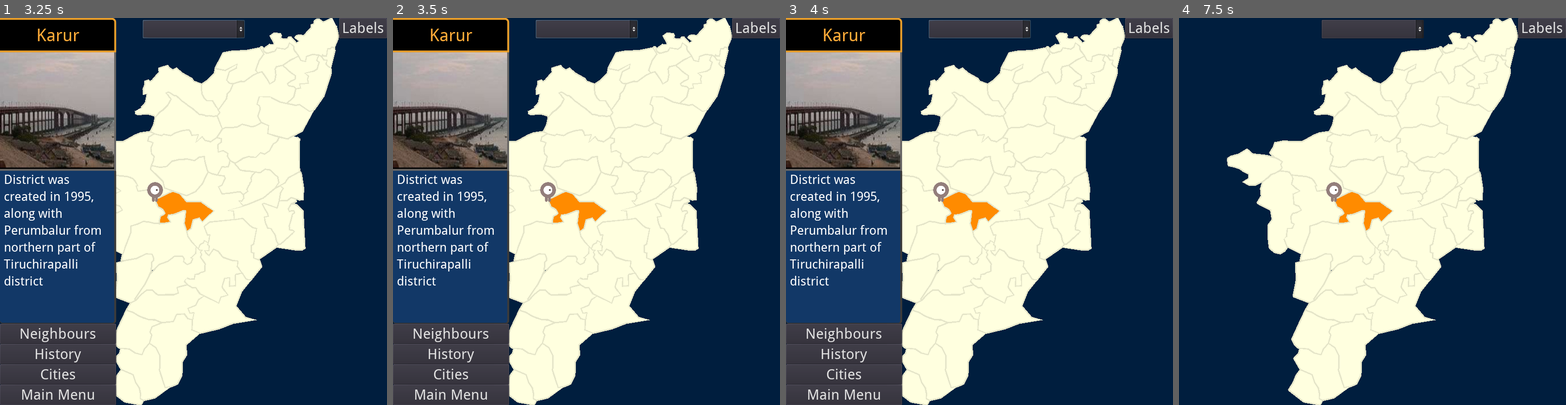
Above: before the commit, frames 1-4 (left to right).
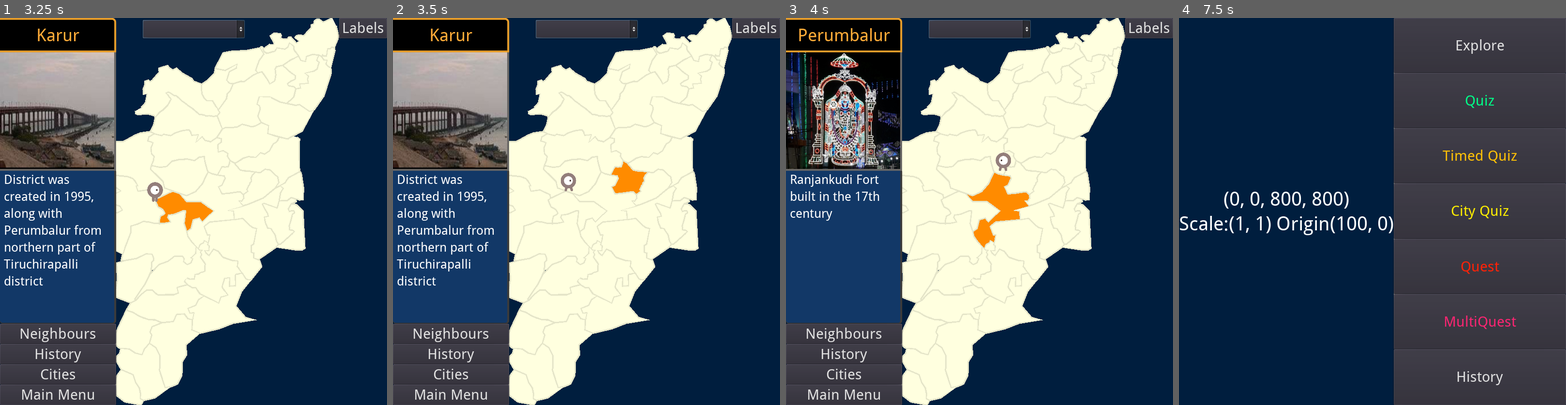
Above: after the commit, the same moments.

Repository: sharun-s/godot-tn
Game: Godot game, scene res://Node2D.tscn
The game is run twice, just before and just after one commit, with the same random seed, the same clock (stepped at 60 frames per second) and the same inputs.
Inputs (mouse positions are in pixels of both pictures, inside the frame that each line leads up to):
- Up to frame 1 (3.25 s): click "Explore" at 0.5 s; click (193, 29) at 1.25 s; click "Labels" at 2 s; tap Enter at 2.75 s; drag from (239, 168) to (154, 188) at 2.77 s
- Up to frame 2 (3.5 s): no input
- Up to frame 3 (4 s): drag from (902, 230) to (1025, 168) at 3.52 s
- Up to frame 4 (7.5 s): click "Neighbours" at 4.25 s; move the mouse to (1411, 126) at 5.02 s; hold Right (ui_right) 5.03-5.75 s; tap Backspace at 5.1 s; click (1237, 354) at 5.75 s, where only the run after the commit has a clickable "History"; click (1237, 374) at 6.5 s, where only the run after the commit has a clickable "Cities"; click (1237, 393) at 7.25 s, where only the run after the commit has a clickable "Main Menu"

Frame 1 is identical in both runs. In frame 2, 1.3% of the frame differs, in the area x 38-66%, y 37-55%; in frame 3, 12%; in frame 4, 66%, in the area x 0-100%, y 0-100%.
Error before the commit: Attempt to call function 'set_meta' in base 'null instance' on a null instance. (res://TN.gd:358)

Commit message:
Moved gopal movement code into Player so support multiplayer move just requires call to goto() for each player

Diff:
--- a/Player.gd
+++ b/Player.gd
@@ -9,11 +9,28 @@
 #var _target = null
 #var acceleration=Vector2.ZERO
 #var steer_force=10.0
+var tw:=Tween.new()
 
 func _ready():
+	add_child(tw)
+	tw.connect("tween_all_completed",self,"destination_reached")
 	screen_size = get_viewport_rect().size
+	set_process(false)
 	set_physics_process(false)
 	show()
+
+func destination_reached():
+	velocity=Vector2(0,0)
+	initiated_by_code=false
+	$CollisionShape2D.disabled=false
+	#set_process(false)
+
+#func fly(flyto, ts, jumpht,e):
+#	#$Gopal.fly(target)
+#	tw.interpolate_property($Gopal, "position:x", $Gopal.position.x, flyto.x, ts, Tween.TRANS_LINEAR)
+#	#tw.interpolate_property($Gopal, "position:y", $Gopal.position.y, flyto.y, ts/2, Tween.TRANS_QUAD, e[0])
+#	tw.interpolate_property($Gopal, "position:y", $Gopal.position.y, jumpht, ts/2, Tween.TRANS_EXPO, e[1])
+#	tw.interpolate_property($Gopal, "position:y", jumpht, flyto.y, ts/2, Tween.TRANS_SINE, e[1], ts/2)
 
 #func fly(target):
 #	_target=target
@@ -38,21 +55,34 @@
 #		set_physics_process(false)
 #		emit_signal('reached')
 
+func goto(pos):
+	initiated_by_code=true
+	$CollisionShape2D.disabled = true
+	set_process(true)
+	var distance=position.distance_to(pos)
+	var direction=position.direction_to(pos)
+	velocity=direction
+	var time=distance/speed
+	tw.interpolate_property(self,"position", position, pos, time)
+	tw.start()
+	var x=yield(tw, 'tween_all_completed')
+
 func _process(delta):
-	if Input.is_action_pressed("ui_right"):
-		velocity.x += 1
-	if Input.is_action_pressed("ui_left"):
-		velocity.x -= 1
-	if Input.is_action_pressed("ui_down"):
-		velocity.y += 1
-	if Input.is_action_pressed("ui_up"):
-		velocity.y -= 1
+#	if Input.is_action_pressed("ui_right"):
+#		velocity.x += 1
+#	if Input.is_action_pressed("ui_left"):
+#		velocity.x -= 1
+#	if Input.is_action_pressed("ui_down"):
+#		velocity.y += 1
+#	if Input.is_action_pressed("ui_up"):
+#		velocity.y -= 1
 
 	if velocity.length() > 0:
 		velocity = velocity.normalized() * speed
 		$AnimatedSprite.play()
 	else:
 		$AnimatedSprite.stop()
+		set_process(false)
 
 	if not initiated_by_code:
 		position += velocity * delta
@@ -77,6 +107,7 @@
 
 func place_at(pos):
 	position = pos
+	#print('noo', position)
 	show()
 	$CollisionShape2D.disabled = false
 
@@ -84,3 +115,29 @@
 	#emit_signal('hit',area.name)
 	#print(area.name+' entered')
 	#pass # Replace with function body.
+
+
+		#distance=$Gopal.position.distance_to(target)
+		#var direction=$Gopal.position.direction_to(target)
+		#$Gopal.velocity=direction
+		#time=distance/$Gopal.speed
+#		if abs(distance) > 250 :
+#			var jumpht
+#			var e
+#			if target.y < $Gopal.position.y: # head down
+#				jumpht=target.y-40
+#				e=[Tween.EASE_IN, Tween.EASE_IN]
+#			else:
+#				jumpht=$Gopal.position.y-20
+#				e=[Tween.EASE_OUT, Tween.EASE_OUT]
+#			fly(target, time, jumpht, e)
+##			print(direction.y,' ', $Gopal.position,' ', gpos,' ', distance)
+##			if direction.y >0:# up
+##				print('down', rad2deg($Gopal.position.angle_to_point(gpos)))
+##				fly(gpos, time, -2*96, [Tween.EASE_IN, Tween.EASE_IN])
+##			else:
+##				print('up', rad2deg($Gopal.position.angle_to_point(gpos)))
+##				fly(gpos, time, -96,[Tween.EASE_IN, Tween.EASE_OUT] )
+#		else:
+		#tw.interpolate_property($Gopal,"position",$Gopal.position,target,time)
+		#tw.start()
--- a/TN.gd
+++ b/TN.gd
@@ -74,12 +74,12 @@
 
 func _ready():
 	init_label_font()
+	add_child(tw)
 	var master_sound = AudioServer.get_bus_index("Master")
 	AudioServer.set_bus_mute(master_sound, true)
 	#shore=ShaderMaterial.new()
 	#shore.shader=load("res://shore1.shader")
 	rng.randomize()
-	add_child(tw)
 	for i in citygrades:
 		$HUD/Top/LabelCities.add_item(i)
 	VisualServer.set_default_clear_color('001f3f')#Color("ff222222"))
@@ -345,7 +345,7 @@
 	if event is InputEventScreenDrag:
 		var dn=$Districts/ClickDetector
 		var o=dn.shape_find_owner(idx)
-		var district = "Districts/"+dn.get_child(o).name
+		var district = dn.get_child(o).name
 		if district in path:
 			pass
 		else:
@@ -616,62 +616,28 @@
 		deselect()
 		get_tree().set_group("dlabels","visible",false)
 
-
-func fly(flyto, ts, jumpht,e):
-	#$Gopal.fly(target)
-	tw.interpolate_property($Gopal, "position:x", $Gopal.position.x, flyto.x, ts, Tween.TRANS_LINEAR)
-	#tw.interpolate_property($Gopal, "position:y", $Gopal.position.y, flyto.y, ts/2, Tween.TRANS_QUAD, e[0])
-	tw.interpolate_property($Gopal, "position:y", $Gopal.position.y, jumpht, ts/2, Tween.TRANS_EXPO, e[1])
-	tw.interpolate_property($Gopal, "position:y", jumpht, flyto.y, ts/2, Tween.TRANS_SINE, e[1], ts/2)
-
-#var moving:=false
 func gotoDistrict():
 	$HUD/StartScreen.hide()
-	#moving=true
 	var current
 	var distance
 	var time
 	CD.input_pickable=false
-	$Gopal/CollisionShape2D.disabled = true
-	$Gopal.initiated_by_code=true
+#	$Gopal/CollisionShape2D.disabled = true
+#	$Gopal.initiated_by_code=true
 	while path.size() > 0 :
 		current=path.pop_front()
 		var st=highlight_district(current,false)
 		var target=CD.position+CD.get_node(current).position#+Vector2(d[current][2]/2, d[current][3]/2 )
-		distance=$Gopal.position.distance_to(target)
-		var direction=$Gopal.position.direction_to(target)
-		$Gopal.velocity=direction
-		time=distance/$Gopal.speed
-#		if abs(distance) > 250 :
-#			var jumpht
-#			var e
-#			if target.y < $Gopal.position.y: # head down
-#				jumpht=target.y-40
-#				e=[Tween.EASE_IN, Tween.EASE_IN]
-#			else:
-#				jumpht=$Gopal.position.y-20
-#				e=[Tween.EASE_OUT, Tween.EASE_OUT]
-#			fly(target, time, jumpht, e)
-##			print(direction.y,' ', $Gopal.position,' ', gpos,' ', distance)
-##			if direction.y >0:# up
-##				print('down', rad2deg($Gopal.position.angle_to_point(gpos)))
-##				fly(gpos, time, -2*96, [Tween.EASE_IN, Tween.EASE_IN])
-##			else:
-##				print('up', rad2deg($Gopal.position.angle_to_point(gpos)))
-##				fly(gpos, time, -96,[Tween.EASE_IN, Tween.EASE_OUT] )
-#		else:
-		tw.interpolate_property($Gopal,"position",$Gopal.position,target,time)
-		tw.start()
-		var x=yield(tw, 'tween_all_completed')
-		#moving=false
+		$Gopal.goto(target)
+		var x=yield($Gopal.tw, 'tween_all_completed')
 		#TODO test what happens when clicking around while Gopal is moving to target
 		#print('selection type ', selectionType.keys()[st])
 		if st != selectionType.deselection:
 			showinfo(current, st)
-	$Gopal.velocity=Vector2(0,0)
-	$Gopal.initiated_by_code=false
+	#$Gopal.velocity=Vector2(0,0)
+	#$Gopal.initiated_by_co
 	CD.input_pickable=true
-	$Gopal/CollisionShape2D.disabled = false
+	#$Gopal/CollisionShape2D.disabled = false
 	#if game_in_progress !=3:
 	#	enableui()
 
@@ -767,6 +733,9 @@
 	$Label.rect_position=-1*transform.origin
 	$Label.rect_scale = Vector2(400/$Label.rect_size.x, 800/$Label.rect_size.y)
 	$Label["custom_colors/font_color"]="#42006680"#$HistoryAnimator.bcolor.lightened(.5)
+
+
+
 	#debug prints cities per district, district history etc
 	#for dt in d.keys():
 	#	print(dt, get_history(dt))
@@ -1184,6 +1153,15 @@
 	path.append(startat)
 	#gen_dneighbours()
 	gotoDistrict()
+	# multiplayer test
+#	for i in 10:
+#		var sss=P.instance()
+#		sss.scale=Vector2(0.3,0.3)
+#		sss.speed=250
+#		randstartidx=rng.randi_range(0,CD.get_child_count()-1)
+#		#sss.place_at(CD.position + CD.get_child(randstartidx).position)
+#		add_child(sss)
+#		sss.goto(CD.position + CD.get_child(randstartidx).position)
 
 func _on_infobox_exit():
 	$HUD/Grid.clear_infobox_cities()
@@ -1268,6 +1246,8 @@
 	return Rect2(min_vec, max_vec-min_vec)
 
 var pt=preload("res://Point.tscn")
+var P=preload("res://Player.tscn")
+
 func _on_Grid_show_munis(district):
 	#TODO dont redraw if pressed again and again
 	$HUD/Grid/VBoxContainer/PanelContainer/imgbox.hide()
